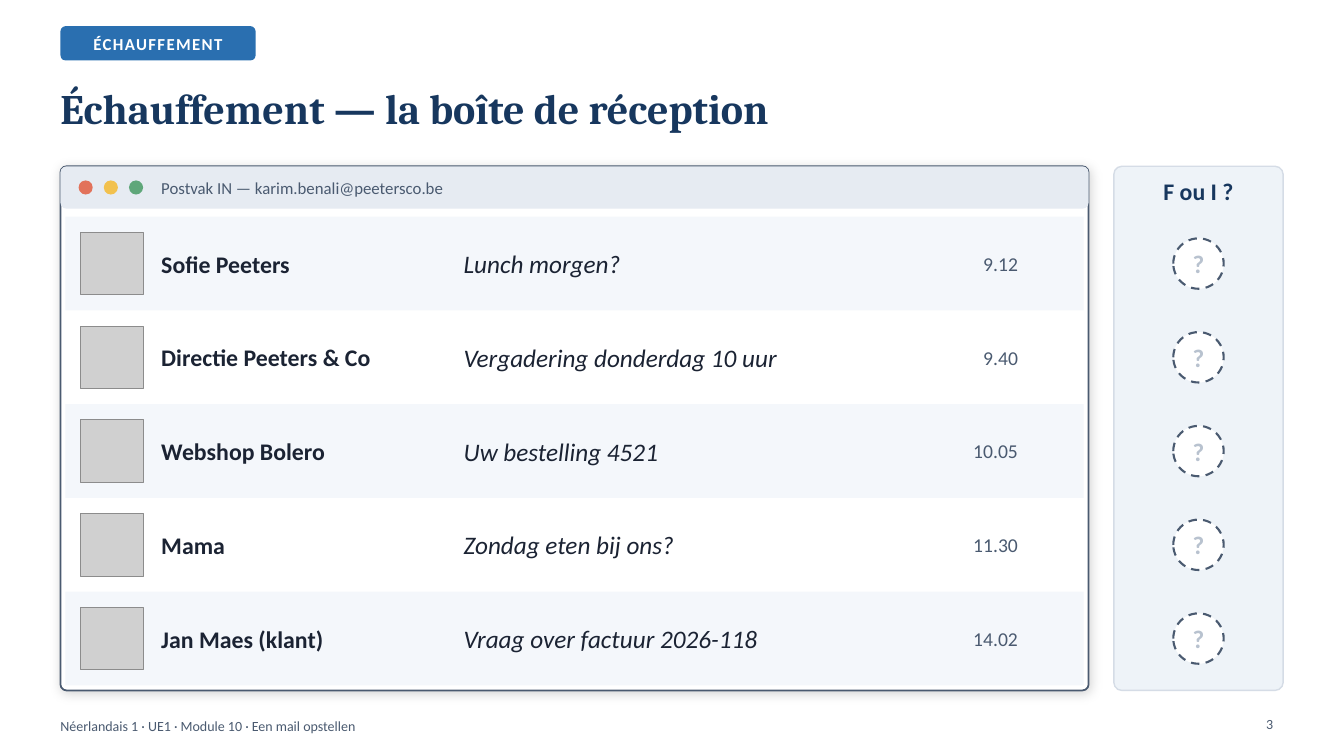
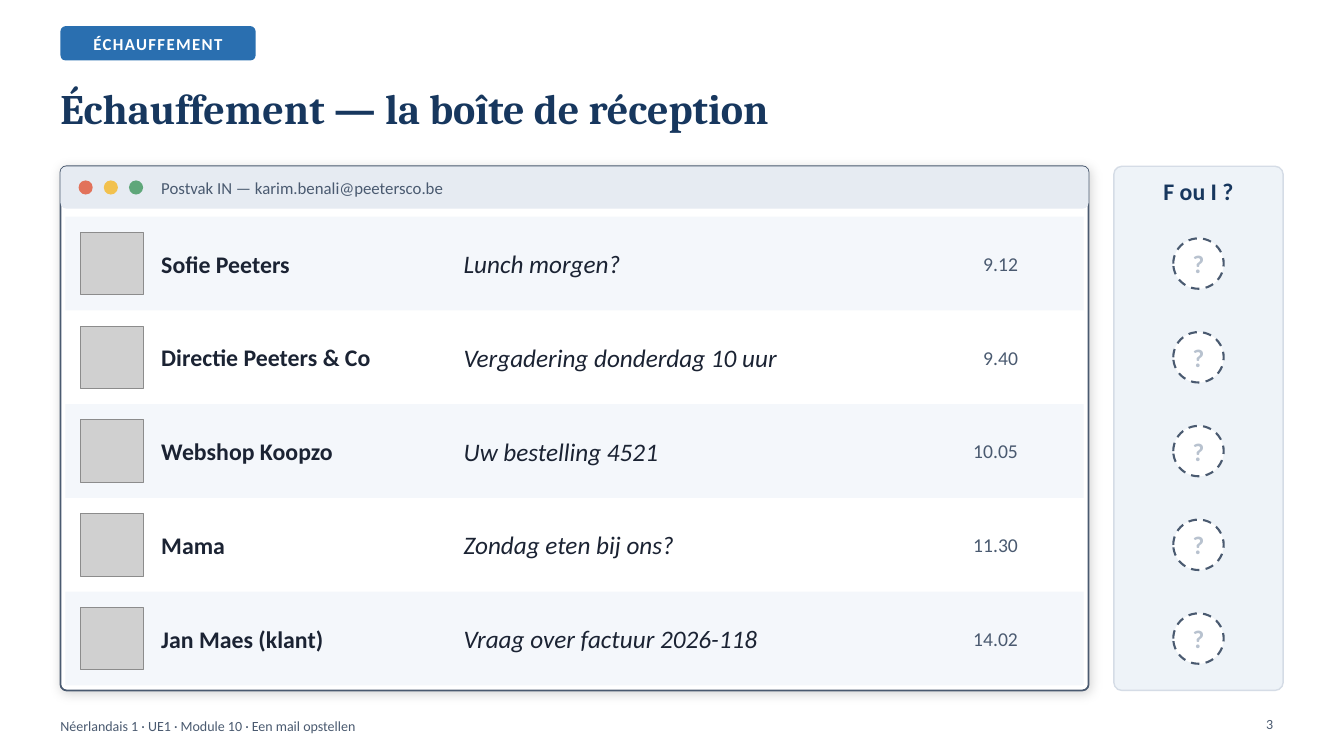
Before and after one commit to ajouniaux/talenleren, a slide deck: slide 3 of neerlandais1/powerpoints/Module_10_Een_mail_opstellen.pptx. Drawn at 1344x756 pixels with LibreOffice and Linux fonts; fonts in the diff are those of the drawing; grey boxes stand for pictures. Boxes give left, top, right and bottom in pixels: in the first picture for what was removed or moved away, otherwise in the second. Text is boxed around its words. In the diff, an @@ line names an element or a change of style, - is before the commit and + after.

```diff
--- a/neerlandais1/powerpoints/Module_10_Een_mail_opstellen.pptx
+++ b/neerlandais1/powerpoints/Module_10_Een_mail_opstellen.pptx
@@ text at bbox=[161, 443, 333, 464]: text changed @@
-Webshop Bolero
+Webshop Koopzo
```
Also in this commit, not shown: 1 other slide changed, 43 other files.
